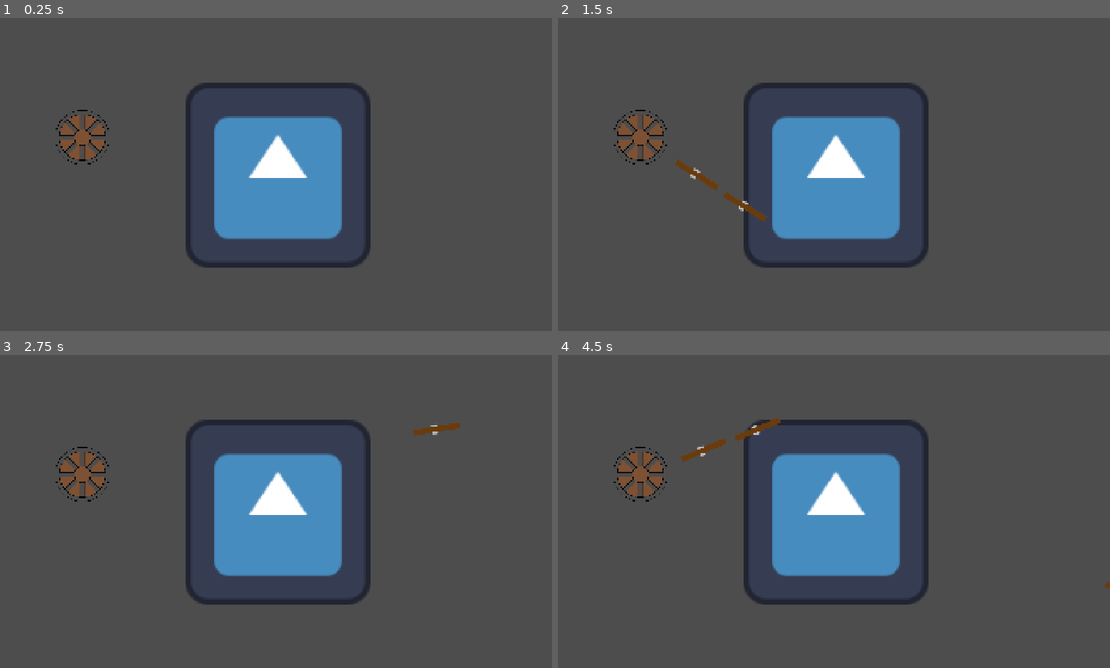
Above: before the commit, frames 1-4 (two rows, left to right).
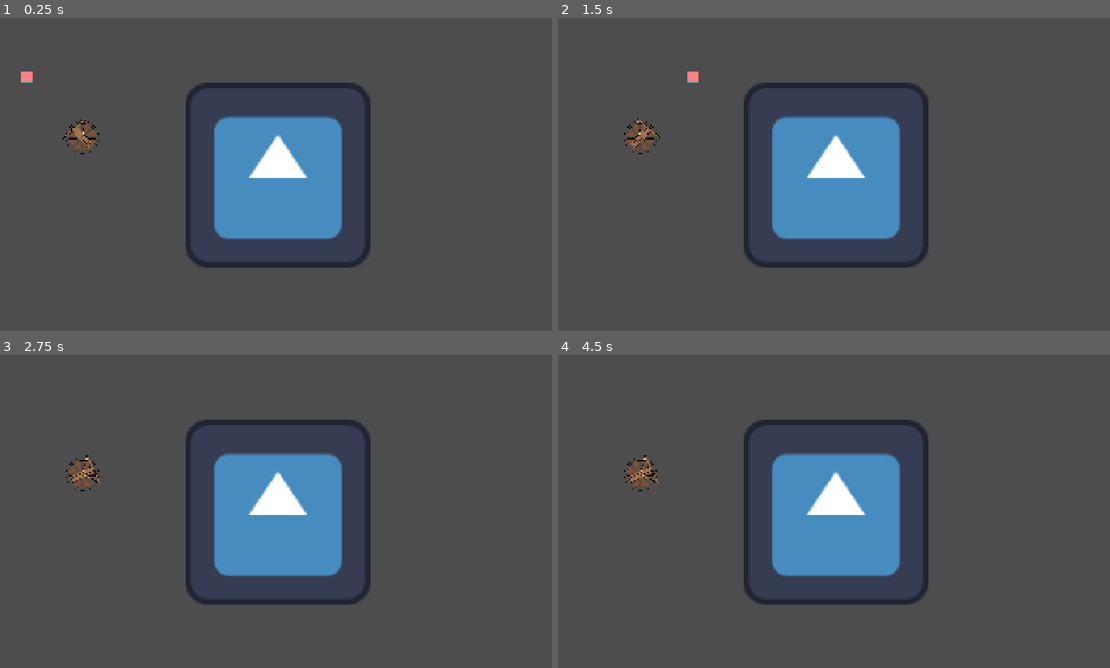
Above: after the commit, the same moments.

Repository: Crimbane/tower-defense
Game: Godot game, scene res://Testing/olem50/bg.tscn
Same seed, same stepped clock (60 frames per second), same inputs: the game is played once before the commit and once after it. The engine's default icon, where the game draws it, is replaced by a stand-in: a white triangle on a blue panel in a dark square.
Inputs (mouse positions are in pixels of both pictures, inside the frame that each line leads up to):
- Up to frame 1 (0.25 s): no input
- Up to frame 2 (1.5 s): move the mouse to (955, 158) at 0.52 s; click (955, 158) at 0.6 s; move the mouse to (718, 190) at 1.27 s; click (718, 190) at 1.35 s
- Up to frame 3 (2.75 s): move the mouse to (331, 442) at 2.02 s; click (331, 442) at 2.1 s
- Up to frame 4 (4.5 s): move the mouse to (806, 574) at 2.77 s; click (806, 574) at 2.85 s; move the mouse to (999, 558) at 3.52 s; click (999, 558) at 3.6 s; move the mouse to (662, 464) at 4.27 s; click (662, 464) at 4.35 s

The runs differ from the first frame. In frame 1, 0.9% of the frame differs, in the area x 3-20%, y 17-47%; in frame 2, 1.2%, in the area x 10-38%, y 17-65%; in frame 3, 0.9%; in frame 4, 1.1%.

Commit message:
Arrow tower
- Enemy group
- Collision layers
- Arrow tower
- Arrow projectile

Diff:
--- a/Entities/Projectiles/arrow.gd
+++ b/Entities/Projectiles/arrow.gd
@@ -2,25 +2,30 @@
 
 @export var speed: int = 500
 var direction = Vector2.ZERO
-@export var damage: int = 5
+@export var damage: int = 10
 @export var pierceCount: int = 0
 
 var hasHit: bool = false
 
+var target : Node2D = null
+
 func _ready() -> void:
-	#body_entered.connect(bulletHit)
+	body_entered.connect(bulletHit)
 	await get_tree().create_timer(10).timeout
 	queue_free()
 
 
 func _physics_process(delta: float) -> void:
+	if target != null:
+		direction = (target.global_position - global_position).normalized()
+		rotation = direction.angle()
+
 	position += direction * speed * delta
 
 
 func bulletHit(body: Node2D) -> void:
 	if hasHit:
 		return
-
 
 	if body.is_in_group("Enemy"):
 		body.takeDamage(damage)
--- a/Entities/Projectiles/arrow.tscn
+++ b/Entities/Projectiles/arrow.tscn
@@ -8,9 +8,9 @@
 
 [node name="Arrow" type="Area2D" unique_id=807208911]
 collision_layer = 8
-collision_mask = 0
+collision_mask = 4
 script = ExtResource("1_lwbsb")
-speed = 2000
+speed = 1000
 
 [node name="Sprite2D" type="Sprite2D" parent="." unique_id=1044981045]
 position = Vector2(0, 4.705)
--- a/Entities/Towers/arrow_tower.gd
+++ b/Entities/Towers/arrow_tower.gd
@@ -2,33 +2,33 @@
 
 @export var projectileScene: PackedScene
 var projectileSpawnPosition: Vector2 = Vector2.ZERO
+@export var towerTop: AnimatedSprite2D
 @export var fireRateTimer: Timer
-
-var time: float = 0.0
 
 var canFire: bool = true
 @export var fireRate: float = 0.5
+var attackRange: float = 500.0
+
+var currentTarget = null
+
 
 func _ready() -> void:
 	fireRateTimer.wait_time = fireRate
 	fireRateTimer.timeout.connect(onFireRateTimerTimeout)
-	pass # Replace with function body.
 
 
 func _process(_delta: float) -> void:
-	#time += delta
+	currentTarget = findClosestEnemy()
 
-	#if time > fireRate:
-		#time = 0
-		#canFire = true
+	if currentTarget != null:
+		var distance = position.distance_to(currentTarget.global_position)
+		if distance < attackRange:
+			towerTop.look_at(currentTarget.global_position)
+			towerTop.rotation += PI / 2
 
-	if canFire:
-		var distance = position.distance_to(get_global_mouse_position())
-		if distance < 500:
-			shoot()
+			if canFire:
+				shoot()
 
-	if Input.is_action_just_pressed("Left Click"):
-		shoot()
 
 func shoot() -> void:
 	canFire = false
@@ -37,13 +37,29 @@
 	var projectile = projectileScene.instantiate()
 	var spawnPosition = self.global_position
 
-	var direction = (get_global_mouse_position() - spawnPosition).normalized()
+	var direction = (currentTarget.global_position - spawnPosition).normalized()
 
 	projectile.global_position = spawnPosition
 	projectile.direction = direction
 	projectile.rotation = direction.angle()
+	projectile.target = currentTarget
 
 	get_tree().current_scene.add_child(projectile)
 
+
 func onFireRateTimerTimeout() -> void:
 	canFire = true
+
+
+func findClosestEnemy() -> Node2D:
+	var enemies = get_tree().get_nodes_in_group("Enemy")
+	var closestEnemy: Node2D = null
+	var closestDistance = attackRange
+
+	for enemy in enemies:
+		var enemyDistance = global_position.distance_to(enemy.global_position)
+		if enemyDistance < closestDistance:
+			closestDistance = enemyDistance
+			closestEnemy = enemy
+
+	return closestEnemy
--- a/Entities/Towers/arrow_tower.tscn
+++ b/Entities/Towers/arrow_tower.tscn
@@ -3,25 +3,30 @@
 [ext_resource type="Script" uid="uid://dat88m4fykyni" path="res://Entities/Towers/arrow_tower.gd" id="1_au2ll"]
 [ext_resource type="PackedScene" uid="uid://buqy3xwut4xhr" path="res://Entities/Projectiles/arrow.tscn" id="2_0mj8a"]
 [ext_resource type="Texture2D" uid="uid://dsnn26r711x8h" path="res://Entities/Towers/Art/Arrow Tower Base.svg" id="3_au2ll"]
+[ext_resource type="Texture2D" uid="uid://bcx1m15rts1j" path="res://Entities/Towers/Art/Arrow Tower Turret.svg" id="4_0mj8a"]
 
 [sub_resource type="SpriteFrames" id="SpriteFrames_t1yug"]
 animations = [{
 "frames": [{
 "duration": 1.0,
-"texture": ExtResource("3_au2ll")
+"texture": ExtResource("4_0mj8a")
 }],
 "loop": 1,
 "name": &"default",
 "speed": 5.0
 }]
 
-[node name="Arrow Tower" type="Node2D" unique_id=664368618 node_paths=PackedStringArray("fireRateTimer")]
-scale = Vector2(0.5, 0.5)
+[node name="Arrow Tower" type="Node2D" unique_id=664368618 node_paths=PackedStringArray("towerTop", "fireRateTimer")]
+scale = Vector2(0.3, 0.3)
 script = ExtResource("1_au2ll")
 projectileScene = ExtResource("2_0mj8a")
+towerTop = NodePath("Tower Top")
 fireRateTimer = NodePath("FireRateTimer")
 
-[node name="AnimatedSprite2D" type="AnimatedSprite2D" parent="." unique_id=1172487934]
+[node name="Base" type="Sprite2D" parent="." unique_id=1738475557]
+texture = ExtResource("3_au2ll")
+
+[node name="Tower Top" type="AnimatedSprite2D" parent="." unique_id=1172487934]
 sprite_frames = SubResource("SpriteFrames_t1yug")
 
 [node name="FireRateTimer" type="Timer" parent="." unique_id=1645054394]
--- a/Testing/olem50/bg.tscn
+++ b/Testing/olem50/bg.tscn
@@ -2,8 +2,15 @@
 
 [ext_resource type="Texture2D" uid="uid://p60xj8mo8k88" path="res://icon.svg" id="1_qkhfn"]
 [ext_resource type="PackedScene" uid="uid://bghlwrvg8h01x" path="res://Entities/Towers/arrow_tower.tscn" id="2_d5etc"]
+[ext_resource type="PackedScene" uid="uid://o6uso5ija8u8" path="res://Testing/olem50/enemy_test.tscn" id="3_fs1by"]
 
-[node name="Node2D" type="Node2D" unique_id=1083687686]
+[sub_resource type="Curve2D" id="Curve2D_fs1by"]
+_data = {
+"points": PackedVector2Array(0, 0, 0, 0, 0, 0)
+}
+point_count = 1
+
+[node name="Testing scene" type="Node2D" unique_id=1083687686]
 
 [node name="Sprite2D" type="Sprite2D" parent="." unique_id=440324959]
 position = Vector2(974, 542)
@@ -12,3 +19,9 @@
 
 [node name="Arrow Tower" parent="." unique_id=664368618 instance=ExtResource("2_d5etc")]
 position = Vector2(299, 412)
+
+[node name="EnemyTest" parent="." unique_id=1776093051 instance=ExtResource("3_fs1by")]
+position = Vector2(31, 202)
+
+[node name="Path2D" type="Path2D" parent="." unique_id=1158346799]
+curve = SubResource("Curve2D_fs1by")
--- /dev/null
+++ b/Testing/olem50/enemy_test.gd
@@ -0,0 +1,18 @@
+extends CharacterBody2D
+
+
+const SPEED = 300.0
+const JUMP_VELOCITY = -400.0
+var health = 50
+
+
+func _physics_process(_delta: float) -> void:
+	velocity = Vector2.RIGHT * SPEED
+
+	move_and_slide()
+
+func takeDamage(damage: int) -> void:
+	health -= damage
+	print("damaged: ", damage)
+	if health < 1:
+		queue_free()
--- /dev/null
+++ b/Testing/olem50/enemy_test.tscn
@@ -0,0 +1,19 @@
+[gd_scene format=3 uid="uid://o6uso5ija8u8"]
+
+[ext_resource type="Texture2D" uid="uid://dnks7we1bvg17" path="res://Assets/Placeholders/Button background.png" id="1_f5o6o"]
+[ext_resource type="Script" uid="uid://brwt5yaqcuxqu" path="res://Testing/olem50/enemy_test.gd" id="1_yy6g0"]
+
+[sub_resource type="RectangleShape2D" id="RectangleShape2D_t1yug"]
+size = Vector2(39, 40)
+
+[node name="EnemyTest" type="CharacterBody2D" unique_id=1776093051 groups=["Enemy"]]
+collision_layer = 4
+collision_mask = 0
+script = ExtResource("1_yy6g0")
+
+[node name="Sprite2D" type="Sprite2D" parent="." unique_id=2035455794]
+texture = ExtResource("1_f5o6o")
+
+[node name="CollisionShape2D" type="CollisionShape2D" parent="." unique_id=483616725]
+position = Vector2(0.5, 0)
+shape = SubResource("RectangleShape2D_t1yug")
--- a/project.godot
+++ b/project.godot
@@ -19,6 +19,10 @@
 
 buses/default_bus_layout="uid://br4wajxtntide"
 
+[autoload]
+
+GameManager="*uid://jjpy7lsa75x7"
+
 [display]
 
 window/size/viewport_width=1920
@@ -38,6 +42,10 @@
 "res://Systems/": "blue",
 "res://Testing/": "purple"
 }
+
+[global_group]
+
+Enemy=""
 
 [input]
 
Not shown, added: Testing/olem50/enemy_test.gd.uid
